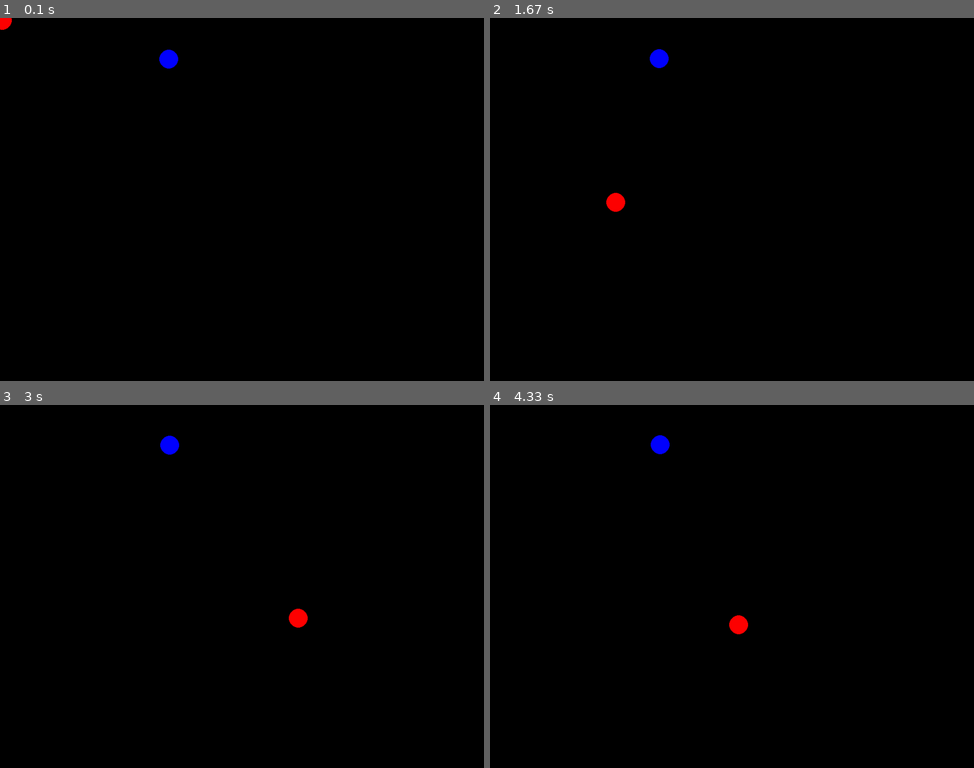
Above: before the commit, frames 1-4 (two rows, left to right).
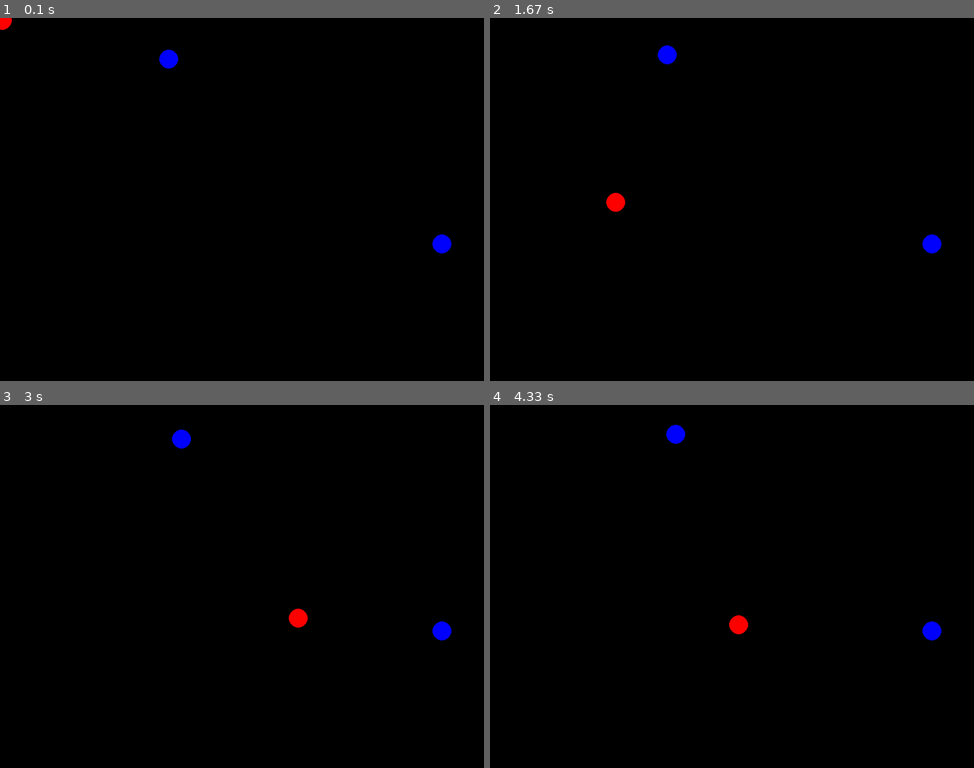
Above: after the commit, the same moments.

Repository: DiogoBotton/Python_Learn
Game: pygame game, started from AirHockey/colisao.py
Two runs of this game, one before a commit and one after it. Both use one fixed random seed, a clock stepped at 60 frames per second and the inputs below.
Inputs (mouse positions are in pixels of both pictures, inside the frame that each line leads up to):
- Up to frame 1 (0.1 s): no input
- Up to frame 2 (1.67 s): hold Right 0.33-0.8 s; move the mouse to (712, 214) at 0.37 s; hold Up 0.83-1.13 s; move the mouse to (886, 188) at 0.87 s; hold Right 1.17-1.63 s; move the mouse to (615, 203) at 1.2 s
- Up to frame 3 (3 s): hold Left 1.67-2.2 s; move the mouse to (91, 532) at 1.7 s; hold Down 2.23-2.53 s; move the mouse to (314, 459) at 2.27 s; hold Left 2.57-2.97 s; move the mouse to (300, 619) at 2.6 s
- Up to frame 4 (4.33 s): hold Up 3-3.37 s; move the mouse to (741, 463) at 3.03 s; hold Right 3.4-4.03 s; move the mouse to (557, 575) at 3.43 s; hold Down from 4.07 s (still down); move the mouse to (736, 622) at 4.1 s

The runs differ from the first frame. In frame 1, 0.2% of the frame differs, in the area x 89-94%, y 59-65%; in frame 2, 0.4%; in frame 3, 0.4%; in frame 4, 0.5%, in the area x 33-94%, y 5-65%.

Commit message:
simulando colisoes invertendo eixos x e y

Diff:
--- a/AirHockey/classes/circulo.py
+++ b/AirHockey/classes/circulo.py
@@ -1,11 +1,14 @@
 import time
 
 class Circulo:
-    def __init__(self, raio, x, y, gramas):
+    def __init__(self, id, raio, x, y, gramas):
         self.raio = raio
+        self.id = id
         self.x = x
         self.y = y
         self.velocidade = 0
+        self.velx = 0
+        self.vely = 0
         self.massa = gramas # EM GRAMAS
         self.tempo = time.time()
 
@@ -16,3 +19,7 @@
 
     def Att_Vel(self, velocidade):
         self.velocidade = velocidade
+
+    def Att_Vel_XY(self, velx, vely):
+        self.velx = velx
+        self.vely = vely
--- a/AirHockey/colisao.py
+++ b/AirHockey/colisao.py
@@ -16,18 +16,69 @@
 x, y = pygame.mouse.get_pos()
 vely = 0
 velx = 0
+coeficiente_atrito = 0.80
+angulo_perpendicular = math.pi / 2
 
 screen = pygame.display.set_mode((screenWidth, screenHeight))
-pygame.display.set_caption("Cursor")
+pygame.display.set_caption("Colisão")
 pygame.mouse.set_visible(False)
 clock = pygame.time.Clock()
 fonte = pygame.font.SysFont('roboto', 40, True, True)
 
-player = Circulo(raio_circulo, x, y, 50)
-circle = Circulo(raio_circulo, randint(raio_circulo, screenWidth - raio_circulo), randint(raio_circulo, screenHeight - raio_circulo), 100)
+player = Circulo(1, raio_circulo, x, y, 50)
+circle = Circulo(2, raio_circulo, randint(raio_circulo, screenWidth - raio_circulo), randint(raio_circulo, screenHeight - raio_circulo), 100)
+circle2 = Circulo(3, raio_circulo, randint(raio_circulo, screenWidth - raio_circulo), randint(raio_circulo, screenHeight - raio_circulo), 100)
 
 circulos = []
 circulos.append(circle)
+circulos.append(circle2)
+
+def reflexao(bolinha: Circulo):
+    if bolinha.velx > 0 or bolinha.vely > 0:
+        # multiplicando por 180 e dividindo por PI para converter de radianos para graus
+        angulo_movimento = (math.atan2(bolinha.vely, bolinha.velx) * 180) / math.pi
+
+        # Decompor velocidades
+        velx = bolinha.velocidade * (math.cos(angulo_movimento * math.pi / 180))
+        vely = bolinha.velocidade * (math.sin(angulo_movimento * math.pi / 180))
+
+        angulo_incidencia = math.atan2(vely, velx)
+        angulo_reflexao = (2 * angulo_incidencia) - angulo_perpendicular
+
+        velx_novo = abs(bolinha.velx) * math.cos(angulo_reflexao)
+        vely_novo = abs(bolinha.vely) * math.sin(angulo_reflexao)
+
+        bolinha.Att_Vel_XY(velx_novo, vely_novo)
+
+def atrito(bolinha: Circulo):
+    if bolinha.velocidade > 0 and (bolinha.velx != 0 and bolinha.vely != 0):
+        vx_final = -bolinha.velx * coeficiente_atrito
+        vy_final = -bolinha.vely * coeficiente_atrito
+
+        bolinha.Att_Vel_XY(vx_final, vy_final)
+        #reflexao(bolinha)
+        print("velX: ", vx_final, " velY: ", vy_final)
+
+def detectar_colisao_parede(bolinha: Circulo):
+    # Ao colidir com os limites da tela, inverte os eixos X ou Y
+    # Colisão eixo X
+    if (bolinha.x + raio_circulo) >= screenWidth or (bolinha.x + raio_circulo) <= (0 + raio_circulo*2):
+        bolinha.Att_Vel_XY(-bolinha.velx, bolinha.vely)
+        #atrito(bolinha)
+
+    # Colisão eixo Y
+    if (bolinha.y + raio_circulo) >= screenHeight or (bolinha.y + raio_circulo) <= (0 + raio_circulo*2):
+        bolinha.Att_Vel_XY(bolinha.velx, -bolinha.vely)
+        #atrito(bolinha)
+
+def detectar_colisao_circulos(origem: Circulo, alvo: Circulo):
+    vetor_magnitude = math.sqrt((alvo.x - origem.x)**2 + (alvo.y - origem.y)**2)
+
+    if vetor_magnitude <= (raio_circulo*2):
+        #velx = (origem.velx - alvo.velx)
+        #vely = (origem.vely - alvo.vely)
+        #alvo.Att_Vel_XY(velx, vely)
+        print("colidiu")
 
 def Att_Pos_Player():
     x, y = pygame.mouse.get_pos()
@@ -37,7 +88,6 @@
 
     if dt > 0:
         mouse_velocity = math.sqrt((player.x - x)**2 + (player.y - y)**2) / dt
-        mouse_velocity = mouse_velocity
         #print(mouse_velocity)
 
         player.Att_Pos(x,y)
@@ -51,21 +101,20 @@
         c_y = c.y
         local_fps = clock.get_fps() if clock.get_fps() != 0 else 1
 
-        if velx > 0:
-            c_x = c.x + (velx / local_fps)
-        if velx < 0:
-            c_x = c.x + (velx / local_fps)
-        if vely > 0:
-            c_y = c.y + (vely / local_fps)
-        if vely < 0:
-            c_y = c.y + (vely / local_fps)
+        if c.velx > 0:
+            c_x = c.x + (c.velx / local_fps)
+        if c.velx < 0:
+            c_x = c.x + (c.velx / local_fps)
+        if c.vely > 0:
+            c_y = c.y + (c.vely / local_fps)
+        if c.vely < 0:
+            c_y = c.y + (c.vely / local_fps)
 
         dt =  (time_now - c.tempo)
 
         if dt > 0:
             c_velocity = math.sqrt((c.x - c_x)**2 + (c.y - c_y)**2) / dt
-            c_velocity = c_velocity
-            print(c_velocity)
+            #print(c_velocity)
 
             c.Att_Pos(c_x, c_y)
             c.Att_Vel(c_velocity)
@@ -80,19 +129,28 @@
             sys.exit()
         if e.type == KEYDOWN:
             if e.key == K_UP:
-                vely -= 1
+                circulos[0].vely -= 10
             if e.key == K_DOWN:
-                vely += 1
+                circulos[0].vely += 10
             if e.key == K_RIGHT:
-                velx += 1
+                circulos[0].velx += 10
             if e.key == K_LEFT:
-                velx -= 1
+                circulos[0].velx -= 10
 
     Att_Pos_Player()
+    detectar_colisao_parede(player)
 
     circle_player = pygame.draw.circle(screen, (255,0,0), (player.x, player.y), player.raio, 64)
+
+    # Cria todos os circulos e verifica colisões entre os mesmos
     for i in circulos:
         c = pygame.draw.circle(screen, (0,0,255), (i.x, i.y), i.raio, 64)
+        detectar_colisao_circulos(player, i)
+        detectar_colisao_parede(i)
+
+        for x in range(0, (len(circulos) -1)):
+            if i.id != circulos[x+1].id:
+                detectar_colisao_circulos(i, circulos[x+1])
 
     Att_Circles(circulos)
 
